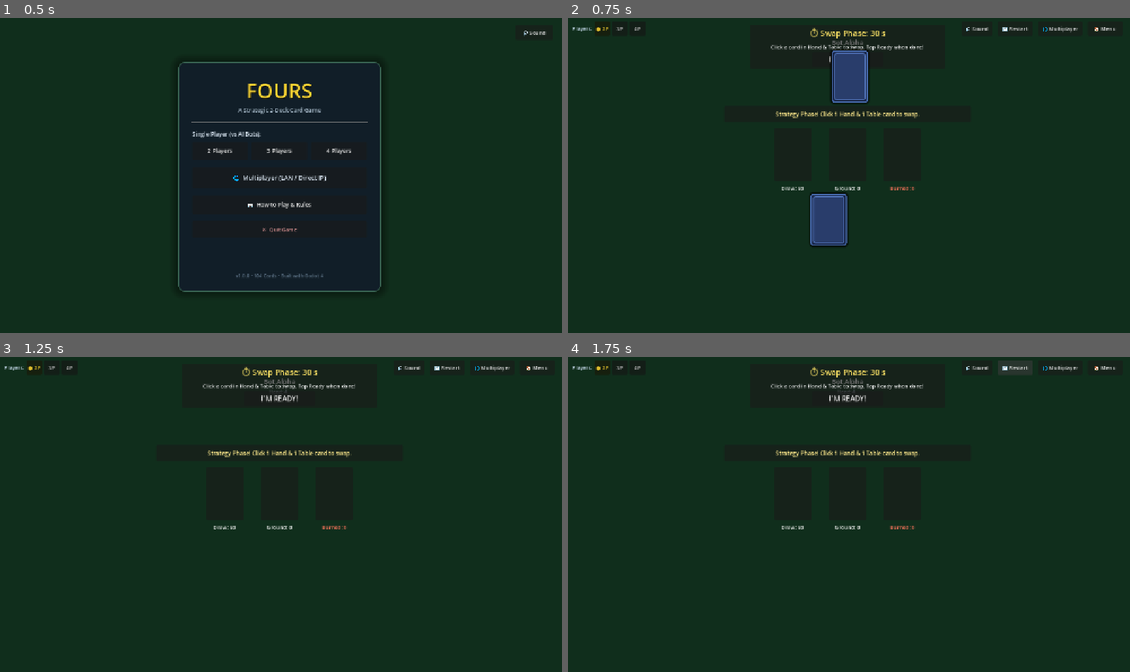
Above: before the commit, frames 1-4 (two rows, left to right).
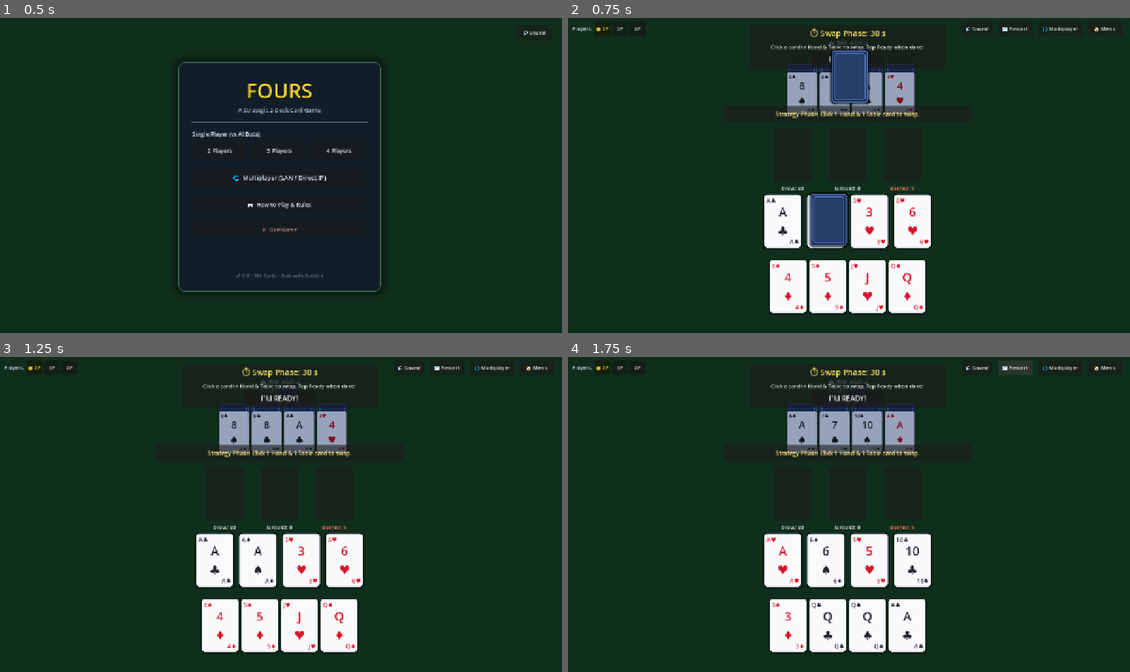
Above: after the commit, the same moments.

Repository: CypherSteve/Fourz-Card-Game
Game: Godot game, scene res://src/presentation/main_menu.tscn
Same seed, same stepped clock (60 frames per second), same inputs: the game is played once before the commit and once after it.
Inputs:
- Up to frame 1 (0.5 s): no input
- Up to frame 2 (0.75 s): click "2 Players" at 0.5 s
- Up to frame 3 (1.25 s): no input
- Up to frame 4 (1.75 s): click "🔄 Restart" at 1.25 s

Frame 1 is identical in both runs. In frame 2, 10% of the frame differs, in the area x 34-65%, y 6-94%; in frame 3, 12%; in frame 4, 12%.

Commit message:
fix(presentation): ensure cards render immediately during strategy swap phase
- Call render_all_cards() immediately on cards_dealt and swap_phase_started
- Fix GDScript lambda closure capture by using reference array counters in animation tweens
- Allow players to inspect and swap Hand (A) and Table (B) cards during the 30s prep timer

Diff:
--- a/src/presentation/table_view.gd
+++ b/src/presentation/table_view.gd
@@ -562,6 +562,8 @@
 # ==========================================
 
 func _on_cards_dealt() -> void:
+	render_all_cards()
+	update_pile_counts()
 	animate_dealing_cascade(func() -> void:
 		render_all_cards()
 		update_pile_counts()
@@ -572,6 +574,8 @@
 	swap_overlay.update_time(duration)
 	play_button.visible = false
 	pickup_button.visible = false
+	render_all_cards()
+	update_pile_counts()
 	show_announcement("Strategy Phase! Click 1 Hand & 1 Table card to swap.", 3.0)
 
 	# Let bots execute their swaps after a brief delay
@@ -776,7 +780,7 @@
 		return
 
 	var total_cards := cards.size()
-	var completed_count := 0
+	var completed_count: Array[int] = [0]
 
 	audio_manager.play_card_slide()
 
@@ -811,8 +815,8 @@
 		tween.finished.connect(func() -> void:
 			if is_instance_valid(ghost):
 				ghost.queue_free()
-			completed_count += 1
-			if completed_count == total_cards:
+			completed_count[0] += 1
+			if completed_count[0] >= total_cards:
 				on_complete.call()
 		)
 
@@ -822,7 +826,7 @@
 		return
 
 	var num_visual := mini(count, 3)
-	var completed := 0
+	var completed: Array[int] = [0]
 
 	for i in range(num_visual):
 		var ghost := card_scene.instantiate() as CardView
@@ -845,8 +849,8 @@
 		tween.finished.connect(func() -> void:
 			if is_instance_valid(ghost):
 				ghost.queue_free()
-			completed += 1
-			if completed == num_visual:
+			completed[0] += 1
+			if completed[0] >= num_visual:
 				on_complete.call()
 		)
 
@@ -882,7 +886,7 @@
 		return
 
 	var num_visual := mini(count, 4)
-	var completed := 0
+	var completed: Array[int] = [0]
 
 	for i in range(num_visual):
 		var ghost := card_scene.instantiate() as CardView
@@ -904,8 +908,8 @@
 		tween.finished.connect(func() -> void:
 			if is_instance_valid(ghost):
 				ghost.queue_free()
-			completed += 1
-			if completed == num_visual:
+			completed[0] += 1
+			if completed[0] >= num_visual:
 				on_complete.call()
 		)
 
@@ -924,7 +928,7 @@
 		on_complete.call()
 		return
 
-	var finished_count := 0
+	var finished_count: Array[int] = [0]
 
 	audio_manager.play_card_slide()
 
@@ -949,8 +953,8 @@
 			tween.finished.connect(func() -> void:
 				if is_instance_valid(ghost):
 					ghost.queue_free()
-				finished_count += 1
-				if finished_count == total_cards:
+				finished_count[0] += 1
+				if finished_count[0] >= total_cards:
 					on_complete.call()
 			)
 
